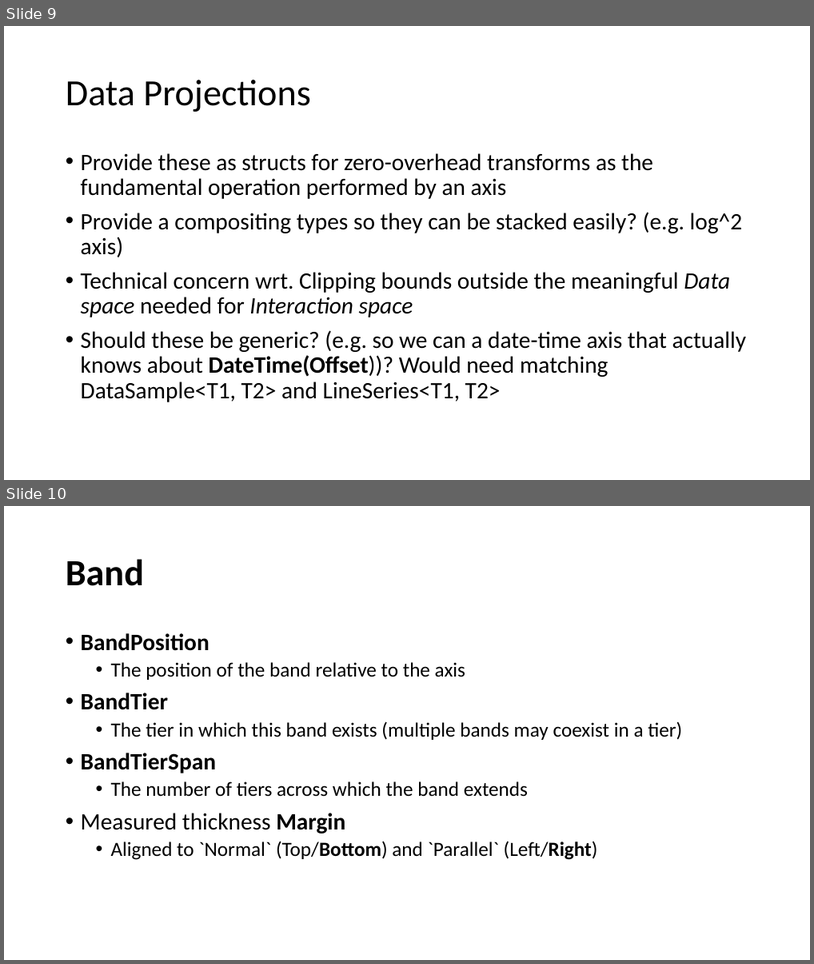
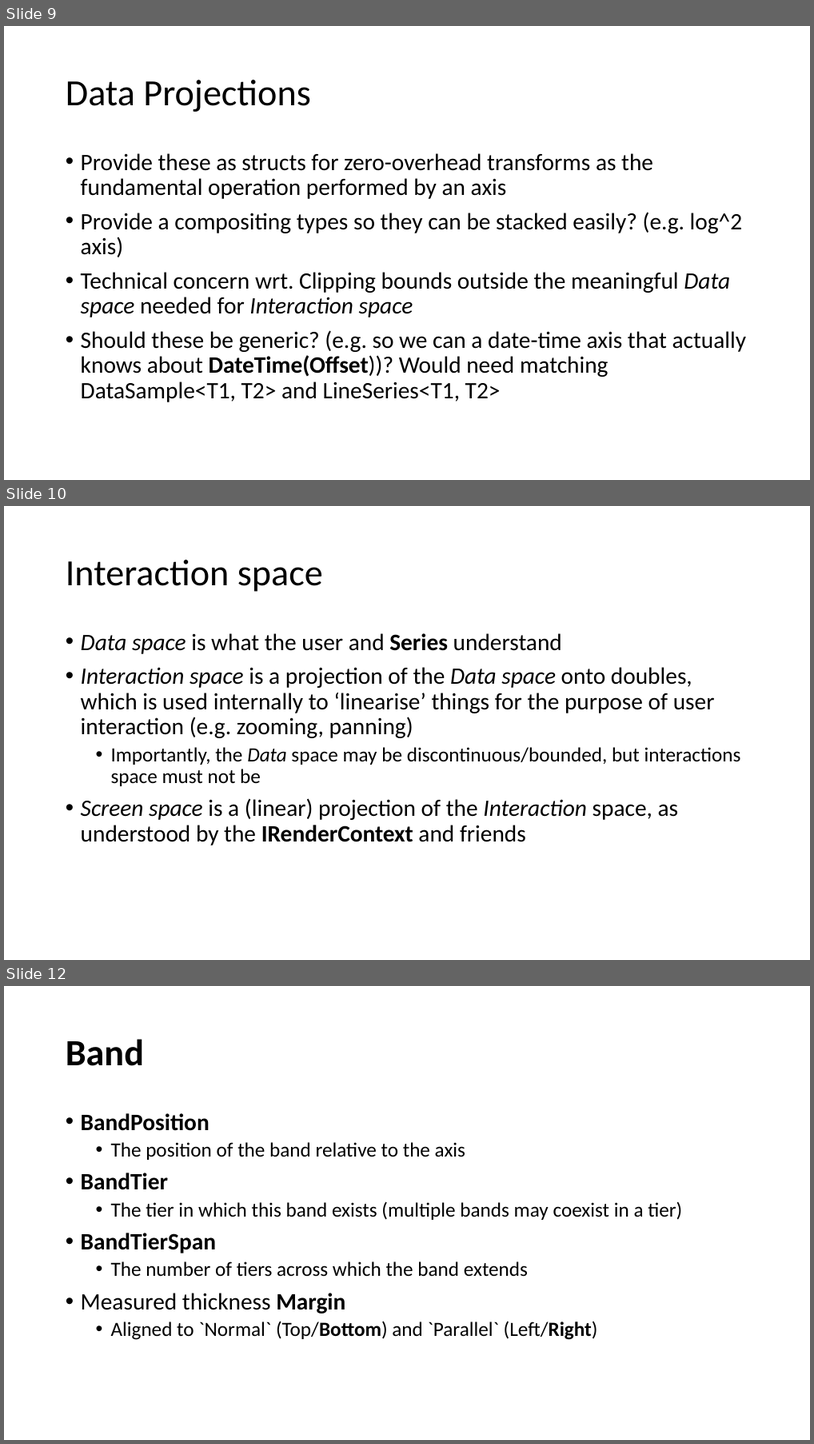
Before and after one commit to VisualMelon/oxyplot, a slide deck: Source/OxyPlot/Axes/ComposableAxis/Composable Axis.pptx. Shown one above the other, each under a label of ours: slides 9 and 10 before the commit, slides 9, 10 and 12 after it; the slides between them are not shown. The pictures are 814x964 and 814x1444 pixels, drawn with LibreOffice and Linux fonts; fonts in the diff are those of the drawing. Boxes give left, top, right and bottom in pixels: in the first picture for what was removed or moved away, otherwise in the second. Text is boxed around its words. In the diff, an @@ line names an element or a change of style, - is before the commit and + after.

```diff
--- a/Source/OxyPlot/Axes/ComposableAxis/Composable Axis.pptx
+++ b/Source/OxyPlot/Axes/ComposableAxis/Composable Axis.pptx
@@ slide 10 added at (4,506,810,960), background #FFFFFF @@
@@ title added at (66,560,323,592), 44 pt, text #000000 @@
+Interaction space
@@ text added at (81,633,742,845), 28 pt, text #000000 @@
+• Data space is what the user and Series understand
+• Interaction space is a projection of the Data space onto doubles, which is used internally to ‘linearise’ things for the purpose of user interaction (e.g. zooming, panning)
+  • Importantly, the Data space may be discontinuous/bounded, but interactions space must not be
+• Screen space is a (linear) projection of the Interaction space, as understood by the IRenderContext and friends
@@ what was slide 10 is now slide 12 @@
```
Also in this commit, not shown: 1 other slide added.
